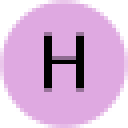
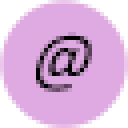
Revision of a layered w=128, h=128 image; what changed, layer by layer:
added layer "%main" above "our" over [36, 32, 92, 92]
hid "handle" over [44, 32, 84, 92]
